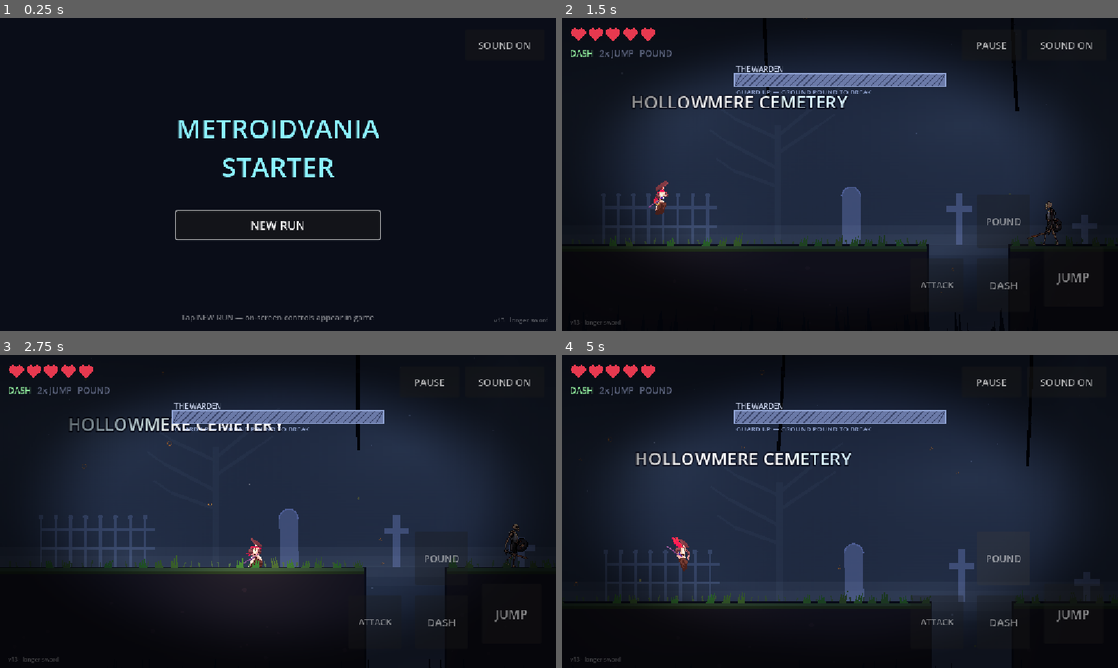
Above: before the commit, frames 1-4 (two rows, left to right).
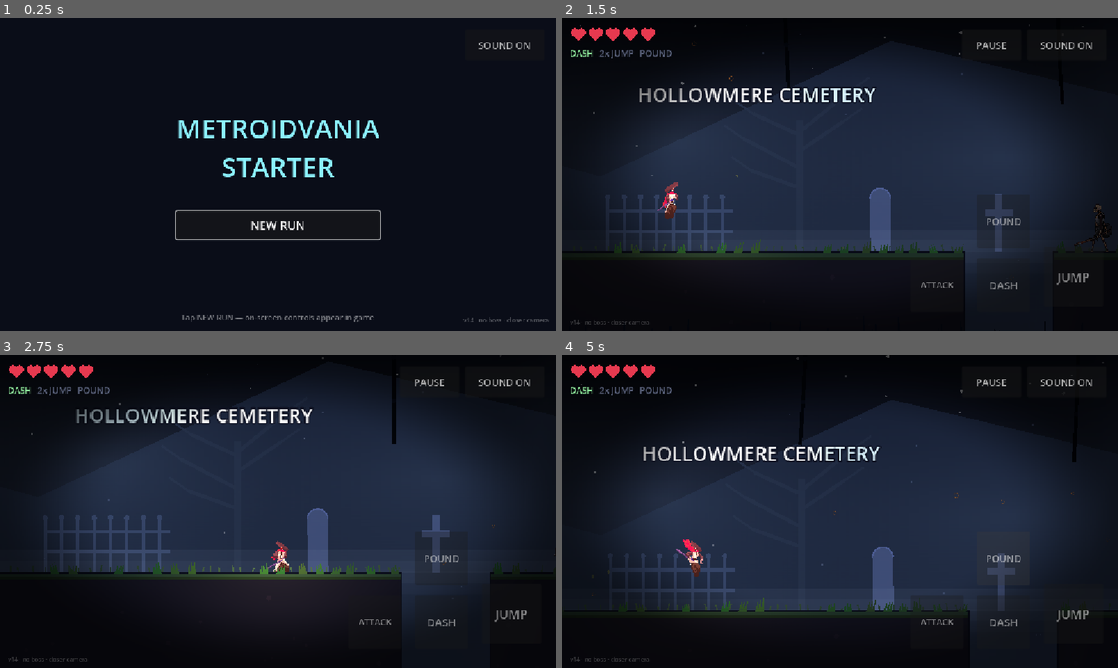
Above: after the commit, the same moments.

Repository: OuterHeavenX/godot-metroidvania-starter
Game: Godot game, scene res://src/ui/title.tscn
Same seed, same stepped clock (60 frames per second), same inputs: the game is played once before the commit and once after it.
Inputs (mouse positions are in pixels of both pictures, inside the frame that each line leads up to):
- Up to frame 1 (0.25 s): no input
- Up to frame 2 (1.5 s): click "NEW RUN" at 0.5 s; tap S (pound) at 1.25 s; move the mouse to (962, 158) at 1.27 s; hold D (move_right) from 1.28 s (still down); tap Space (jump) at 1.35 s; click (962, 158) at 1.42 s
- Up to frame 3 (2.75 s): tap Space (jump) at 1.52, 1.82 s; release D (move_right) at 2 s; tap S (pound) at 2 s; drag from (166, 527) to (472, 527) at 2.02 s
- Up to frame 4 (5 s): tap S (pound) at 2.75, 3.5, 4.25 s; move the mouse to (895, 442) at 2.77 s; hold A (move_left) 2.78-3.5 s; tap Shift (dash) at 2.85 s; tap Space (jump) at 3.05, 4.52, 4.55, 4.82 s; drag from (812, 574) to (673, 464) at 3.52 s; move the mouse to (1006, 558) at 4.27 s; hold D (move_right) from 4.28 s (still down); tap M at 4.35 s

The runs differ from the first frame. In frame 1, less than 0.1% of the frame differs, in the area x 83-99%, y 95-98%; in frame 2, 11%; in frame 3, 10%; in frame 4, 12%, in the area x 2-93%, y 0-99%.

Commit message:
Lock the parallax vertically, retire the Warden, frame the camera 10% closer
Three things.

The backdrop rode up with the jump. Every parallax layer had a y motion scale
below 1 -- 0.12 and 0.3 on the distant hills and the dead forest, 0.85 on the
fog, 0.25 on the cemetery ridge -- so each scrolled slower than the world
vertically and slid up the screen whenever the camera rose. Depth comes from
the x scale; the y axis is now locked to the world on every layer, and
backdrop.gd no longer carries a per-layer y knob at all, since that knob is
how the bug got in.

The Warden is out of the cemetery. has_boss is false, its hint is gone, and
the exit moves from 5880 to 6320 so the arena reads as the last stretch of the
level rather than an optional dead end behind the goal. The fight itself is
untouched and still fully tested: rather than delete four suites for a feature
that might come back, the boss tests now build their own arena from
tests/fixtures/warden_arena.tres, laid out at the same coordinates as the
cemetery's so no test constant had to move. Two suites asserted the Warden was
in level one and now assert the opposite.

Camera zoom 1.4 -> 1.54. The archer's shoot_range comes down with it, 340 ->
305: its range was sized so it never fires from off screen, and the narrowest
landscape view goes 823 -> 748 world px, so leaving it alone would have let
archers shoot from outside the frame.

tests/jumpshot.gd captures the same spot from the ground and from 300px up,
which is how the parallax fix was checked. Worth recording that its first
version proved nothing: it teleported the player up but left physics running,
so it fell back down before the second capture and photographed the same frame
twice, 100% identical, looking like a pass.

Build stamp v14. 17 suites pass; both published builds reproduce byte for byte.

Co-Authored-By: Claude Opus 5 <noreply@anthropic.com>
Claude-Session: https://claude.ai/code/session_013yZuMsb7eCfvafe9efr3m9

Diff:
--- a/src/build_info.gd
+++ b/src/build_info.gd
@@ -8,8 +8,8 @@
 ## was no way for either side of the conversation to tell which export was
 ## actually live. Bump this whenever the published build changes, and the
 ## answer is on screen.
-const VERSION := "v13"
-const NOTE := "longer sword"
+const VERSION := "v14"
+const NOTE := "no boss · closer camera"
 
 
 static func label() -> String:
--- a/src/enemies/skeleton.gd
+++ b/src/enemies/skeleton.gd
@@ -5,11 +5,12 @@
 const CFG := {
 	"warrior": {"speed": 85.0, "hp": 2, "melee_range": 70.0, "attack_cd": 1.25, "patrol": true, "dmg": 1},
 	"spearman": {"speed": 62.0, "hp": 3, "melee_range": 128.0, "attack_cd": 1.6, "patrol": true, "dmg": 1},
-	# shoot_range is bounded by what the camera shows. At zoom 1.4 the narrowest
-	# landscape view is 823 world px wide, and the camera's drag margin lets the
-	# player sit off-centre, leaving ~350px before an archer would be shooting
-	# from off screen. Re-check this if the camera zoom changes.
-	"archer": {"speed": 0.0, "hp": 2, "shoot_range": 340.0, "shoot_cd": 2.4, "patrol": false, "dmg": 1},
+	# shoot_range is bounded by what the camera shows. At zoom 1.54 the narrowest
+	# landscape view is 748 world px wide, and the camera's drag margin lets the
+	# player sit off-centre, leaving ~310px before an archer would be shooting
+	# from off screen. Re-check this if the camera zoom changes -- it went 1.4 ->
+	# 1.54 to frame the character larger, and this came down with it.
+	"archer": {"speed": 0.0, "hp": 2, "shoot_range": 305.0, "shoot_cd": 2.4, "patrol": false, "dmg": 1},
 	# Holds a shield toward you: blades from the front are turned aside, so come
 	# round it or pound it. Slow enough that going round is realistic.
 	"shielder": {"speed": 48.0, "hp": 3, "melee_range": 96.0, "attack_cd": 1.9,
--- a/src/levels/backdrop.gd
+++ b/src/levels/backdrop.gd
@@ -23,11 +23,11 @@
 	host.add_child(parallax)
 	for spec in _layers(theme):
 		var layer := ParallaxLayer.new()
-		# Parallax horizontally, but anchor the near layers vertically. With a
-		# y-scale below 1 their baseline drifts with the camera, which put the
-		# headstones below the ground line. Sky keeps a small y-scale so it
-		# still floats.
-		layer.motion_scale = Vector2(spec["scale"], spec["yscale"])
+		# Parallax horizontally only. Any y-scale below 1 makes a layer slide up
+		# the screen as the camera rises: on the near layers it put the
+		# headstones below the ground line, and on the far ones the whole
+		# backdrop rode up with the player's jump.
+		layer.motion_scale = Vector2(spec["scale"], 1.0)
 		var painter: Node2D = spec["painter"]
 		# A layer scrolls at motion_scale, so the slice of its local space the
 		# camera ever sees is the world span times that scale. Painting across
@@ -64,14 +64,14 @@
 static func _layers(theme: String) -> Array:
 	if theme == "castle":
 		return [
-			{"scale": 0.18, "yscale": 0.25, "y": -40.0, "painter": CastleDepth.new()},
-			{"scale": 0.38, "yscale": 1.0, "y": 0.0, "painter": CastleWall.new()},
-			{"scale": 0.62, "yscale": 1.0, "y": 0.0, "painter": CastleColumns.new()},
+			{"scale": 0.18, "y": -40.0, "painter": CastleDepth.new()},
+			{"scale": 0.38, "y": 0.0, "painter": CastleWall.new()},
+			{"scale": 0.62, "y": 0.0, "painter": CastleColumns.new()},
 		]
 	return [
-		{"scale": 0.16, "yscale": 0.12, "y": -60.0, "painter": CemeteryRidge.new()},
-		{"scale": 0.34, "yscale": 1.0, "y": 0.0, "painter": CemeteryChapel.new()},
-		{"scale": 0.60, "yscale": 1.0, "y": 0.0, "painter": CemeteryGraves.new()},
+		{"scale": 0.16, "y": -60.0, "painter": CemeteryRidge.new()},
+		{"scale": 0.34, "y": 0.0, "painter": CemeteryChapel.new()},
+		{"scale": 0.60, "y": 0.0, "painter": CemeteryGraves.new()},
 	]
 
 
--- a/src/levels/level_01.tres
+++ b/src/levels/level_01.tres
@@ -99,12 +99,6 @@
 and the way out"
 position = Vector2(5660, -600)
 
-[sub_resource type="Resource" id="Resource_oxb6c"]
-script = ExtResource("2_sp832")
-text = "THE WARDEN
-its guard turns blades"
-position = Vector2(5850, -130)
-
 [sub_resource type="Resource" id="Resource_clprv"]
 script = ExtResource("3_b00yd")
 position = Vector2(2510, -380)
@@ -126,8 +120,7 @@
 orbs = Array[ExtResource("3_b00yd")]([SubResource("Resource_clprv"), SubResource("Resource_ttfqg")])
 checkpoints = Array[Vector2]([Vector2(1780, -60), Vector2(2440, -360), Vector2(2900, -60), Vector2(3380, 260), Vector2(3960, 260), Vector2(4660, -160), Vector2(5700, -520)])
 hearts = Array[Vector2]([Vector2(1200, -130), Vector2(2600, -360), Vector2(3600, 260), Vector2(4080, 260), Vector2(5760, -520), Vector2(5900, -20), Vector2(6420, -20)])
-goal_position = Vector2(5880, -20)
-has_boss = true
-boss_position = Vector2(6320, -20)
-hints = Array[ExtResource("2_sp832")]([SubResource("Resource_sp832"), SubResource("Resource_kurx8"), SubResource("Resource_qvahq"), SubResource("Resource_pbfgv"), SubResource("Resource_jw77q"), SubResource("Resource_4th2k"), SubResource("Resource_hsic5"), SubResource("Resource_oxb6c")])
+goal_position = Vector2(6320, -20)
+has_boss = false
+hints = Array[ExtResource("2_sp832")]([SubResource("Resource_sp832"), SubResource("Resource_kurx8"), SubResource("Resource_qvahq"), SubResource("Resource_pbfgv"), SubResource("Resource_jw77q"), SubResource("Resource_4th2k"), SubResource("Resource_hsic5")])
 background_span = Vector2(-600, 7000)
--- a/src/player/player.tscn
+++ b/src/player/player.tscn
@@ -19,7 +19,7 @@
 
 [node name="Camera2D" type="Camera2D" parent="." unique_id=1923184867]
 position = Vector2(0, -60)
-zoom = Vector2(1.4, 1.4)
+zoom = Vector2(1.54, 1.54)
 position_smoothing_enabled = true
 position_smoothing_speed = 6.0
 drag_horizontal_enabled = true
--- a/src/world/atmosphere.gd
+++ b/src/world/atmosphere.gd
@@ -61,7 +61,7 @@
 	]
 	for fd in fog_defs:
 		var pl := ParallaxLayer.new()
-		pl.motion_scale = Vector2(0.62, 0.85)
+		pl.motion_scale = Vector2(0.62, 1.0)
 		var band := FogBand.new()
 		band.band_seed = int(fd[0])
 		band.base_y = float(fd[1])
@@ -181,18 +181,22 @@
 	atmo.add_child(parallax)
 
 	var far := ParallaxLayer.new()
-	far.motion_scale = Vector2(0.12, 0.12)
+	# Horizontal parallax only. A y motion scale below 1 makes a layer scroll
+	# slower than the world vertically, so it slides up the screen every time the
+	# camera rises -- the backdrop visibly rode up with the player's jump. Depth
+	# comes from the x scale; the y axis stays locked to the world.
+	far.motion_scale = Vector2(0.12, 1.0)
 	far.add_child(MountainsFar.new())
 	parallax.add_child(far)
 
 	var forest := ParallaxLayer.new()
 	forest.name = "ForestLayer"
-	forest.motion_scale = Vector2(0.3, 0.3)
+	forest.motion_scale = Vector2(0.3, 1.0)
 	forest.add_child(DeadForest.new())
 	parallax.add_child(forest)
 
 	var ruins := ParallaxLayer.new()
-	ruins.motion_scale = Vector2(0.5, 0.5)
+	ruins.motion_scale = Vector2(0.5, 1.0)
 	ruins.add_child(Ruins.new())
 	parallax.add_child(ruins)
 
@@ -204,7 +208,7 @@
 	]
 	for fd in fog_defs:
 		var pl := ParallaxLayer.new()
-		pl.motion_scale = Vector2(0.62, 0.85)
+		pl.motion_scale = Vector2(0.62, 1.0)
 		var band := FogBand.new()
 		band.band_seed = int(fd[0])
 		band.base_y = float(fd[1])
--- a/tests/bossclumsy_test.gd
+++ b/tests/bossclumsy_test.gd
@@ -21,7 +21,7 @@
 
 ## The test owns the level rather than living inside it, so an attempt can be
 ## torn down and rebuilt without taking the test down with it.
-const LevelScene := preload("res://src/levels/level_01.tscn")
+const LevelScene := preload("res://tests/fixtures/warden_arena.tscn")
 
 var level: Node = null
 var rng := RandomNumberGenerator.new()
--- /dev/null
+++ b/tests/fixtures/warden_arena.tres
@@ -0,0 +1,25 @@
+[gd_resource type="Resource" script_class="MVLevelData" format=3]
+
+[ext_resource type="Script" path="res://src/levels/data/hint.gd" id="2_hint"]
+[ext_resource type="Script" path="res://src/levels/data/level_data.gd" id="4_data"]
+
+[sub_resource type="Resource" id="Resource_hint"]
+script = ExtResource("2_hint")
+text = "THE WARDEN
+its guard turns blades"
+position = Vector2(5850, -130)
+
+[resource]
+script = ExtResource("4_data")
+level_name = "The Warden's Arena"
+platforms = Array[Rect2]([Rect2(5630, -460, 420, 160), Rect2(6150, -460, 350, 160), Rect2(5800, 40, 700, 40), Rect2(5760, -300, 40, 340), Rect2(6500, -300, 40, 340)])
+player_start = Vector2(5860, -20)
+checkpoints = Array[Vector2]([Vector2(5860, -20)])
+hearts = Array[Vector2]([Vector2(5900, -20), Vector2(6420, -20)])
+goal_position = Vector2(5880, -20)
+has_boss = true
+boss_position = Vector2(6320, -20)
+theme = "cemetery"
+hints = Array[ExtResource("2_hint")]([SubResource("Resource_hint")])
+background_span = Vector2(5600, 6700)
+camera_limits = Rect2(5700, -560, 900, 700)
--- /dev/null
+++ b/tests/fixtures/warden_arena.tscn
@@ -0,0 +1,15 @@
+[gd_scene format=3]
+
+[ext_resource type="Script" path="res://src/levels/level.gd" id="1_lvl"]
+[ext_resource type="Resource" path="res://tests/fixtures/warden_arena.tres" id="5_data"]
+[ext_resource type="PackedScene" path="res://src/player/player.tscn" id="2_player"]
+[ext_resource type="PackedScene" path="res://src/ui/hud.tscn" id="3_hud"]
+
+[node name="WardenArena" type="Node2D" unique_id=7600001]
+script = ExtResource("1_lvl")
+data = ExtResource("5_data")
+
+[node name="Player" parent="." unique_id=7600002 instance=ExtResource("2_player")]
+position = Vector2(5860, -20)
+
+[node name="HUD" parent="." unique_id=7600003 instance=ExtResource("3_hud")]
--- /dev/null
+++ b/tests/jumpshot.gd
@@ -0,0 +1,54 @@
+extends Node
+
+## Two frames at the same x, one on the ground and one high above it. With the
+## parallax locked vertically the backdrop and the terrain must shift by the
+## same number of pixels between them; a layer that scrolls slower than the
+## world stays put instead, and that is the backdrop riding up with the jump.
+
+const X := 1200.0
+
+var player: Node = null
+var t := 0
+var shot := 0
+var out_dir := "res://tools/shots"
+
+
+func _ready() -> void:
+	var d := OS.get_environment("SHOT_DIR")
+	if d != "":
+		out_dir = d
+
+
+func _capture(label: String) -> void:
+	await RenderingServer.frame_post_draw
+	var img := get_viewport().get_texture().get_image()
+	img.save_png("%s/jump_%d_%s.png" % [out_dir, shot, label])
+	print("SHOT ", label)
+	shot += 1
+
+
+func _process(_delta: float) -> void:
+	t += 1
+	if t < 10:
+		return
+	if player == null:
+		player = get_tree().get_first_node_in_group("player")
+		if player == null:
+			get_tree().quit(1)
+			return
+	match t:
+		20:
+			player.global_position = Vector2(X, -120)
+		80:
+			await _capture("ground")
+		90:
+			# Straight up, no horizontal movement: only the vertical axis changes.
+			# Physics off, or it falls back to the ground before the camera has
+			# settled and the two frames come out identical.
+			player.global_position = Vector2(X, -420)
+			player.set("velocity", Vector2.ZERO)
+			player.set_physics_process(false)
+		150:
+			await _capture("high")
+		160:
+			get_tree().quit(0)
--- a/tests/runners/run_boss.tscn
+++ b/tests/runners/run_boss.tscn
@@ -1,6 +1,6 @@
 [gd_scene load_steps=3 format=3]
 
-[ext_resource type="PackedScene" uid="uid://clevel01main" path="res://src/levels/level_01.tscn" id="1_lvl"]
+[ext_resource type="PackedScene" path="res://tests/fixtures/warden_arena.tscn" id="1_lvl"]
 [ext_resource type="Script" path="res://tests/boss_test.gd" id="2_test"]
 
 [node name="TestRoot" type="Node"]
--- a/tests/runners/run_bossfair.tscn
+++ b/tests/runners/run_bossfair.tscn
@@ -1,6 +1,6 @@
 [gd_scene load_steps=3 format=3]
 
-[ext_resource type="PackedScene" path="res://src/levels/level_01.tscn" id="1_lvl"]
+[ext_resource type="PackedScene" path="res://tests/fixtures/warden_arena.tscn" id="1_lvl"]
 [ext_resource type="Script" path="res://tests/bossfair_test.gd" id="2_t"]
 
 [node name="Root" type="Node" unique_id=7400001]
--- a/tests/runners/run_bossfight.tscn
+++ b/tests/runners/run_bossfight.tscn
@@ -1,6 +1,6 @@
 [gd_scene load_steps=3 format=3]
 
-[ext_resource type="PackedScene" uid="uid://clevel01main" path="res://src/levels/level_01.tscn" id="1_lvl"]
+[ext_resource type="PackedScene" path="res://tests/fixtures/warden_arena.tscn" id="1_lvl"]
 [ext_resource type="Script" path="res://tests/bossfight_test.gd" id="2_test"]
 
 [node name="TestRoot" type="Node"]
--- a/tests/runners/shot_boss.tscn
+++ b/tests/runners/shot_boss.tscn
@@ -1,6 +1,6 @@
 [gd_scene load_steps=3 format=3]
 
-[ext_resource type="PackedScene" path="res://src/levels/level_01.tscn" id="1_lvl"]
+[ext_resource type="PackedScene" path="res://tests/fixtures/warden_arena.tscn" id="1_lvl"]
 [ext_resource type="Script" path="res://tests/bossshot.gd" id="2_shot"]
 
 [node name="ShotRoot" type="Node" unique_id=7300001]
--- /dev/null
+++ b/tests/runners/shot_jump.tscn
@@ -0,0 +1,11 @@
+[gd_scene load_steps=3 format=3]
+
+[ext_resource type="PackedScene" path="res://src/levels/level_01.tscn" id="1_lvl"]
+[ext_resource type="Script" path="res://tests/jumpshot.gd" id="2_shot"]
+
+[node name="ShotRoot" type="Node" unique_id=7700001]
+
+[node name="Level" parent="." instance=ExtResource("1_lvl") unique_id=7700002]
+
+[node name="Shot" type="Node" parent="." unique_id=7700003]
+script = ExtResource("2_shot")
--- a/tests/transition_test.gd
+++ b/tests/transition_test.gd
@@ -42,10 +42,10 @@
 
 	match phase:
 		0:
-			var boss := get_tree().get_first_node_in_group("boss")
-			check(boss != null, "the Warden is here")
-			if boss != null:
-				boss.call("die")
+			# The cemetery no longer holds a boss, so nothing gates the exit --
+			# reaching it is the whole of clearing the area.
+			check(get_tree().get_first_node_in_group("boss") == null,
+				"no boss in the cemetery")
 			phase = 1
 			t = 0
 		1:
--- a/tests/undercroft_test.gd
+++ b/tests/undercroft_test.gd
@@ -192,11 +192,13 @@
 					"pounded through the span into the arena")
 				var p: Vector2 = player.global_position
 				check(p.y > -200.0, "dropped into the arena (x=%.0f y=%.0f)" % [p.x, p.y])
-				var boss := get_tree().get_first_node_in_group("boss")
-				check(boss != null, "the Warden is waiting in the arena")
+				# The arena is the last stretch of the cemetery now rather than a
+				# boss room, so the exit stands in it and is open on arrival.
 				var goal := get_tree().get_first_node_in_group("goal")
-				check(goal != null and bool(goal.get("locked")),
-					"the way out stays locked until the Warden falls")
+				check(goal != null and not bool(goal.get("locked")),
+					"the way out is open")
+				check(goal != null and absf((goal as Node2D).global_position.x - p.x) < 700.0,
+					"the exit is in the arena you just dropped into")
 				_finish()
 		return
 
Not shown, added: tests/jumpshot.gd.uid
Not shown, changed: docs/index.pck
Not shown, changed: index.pck
